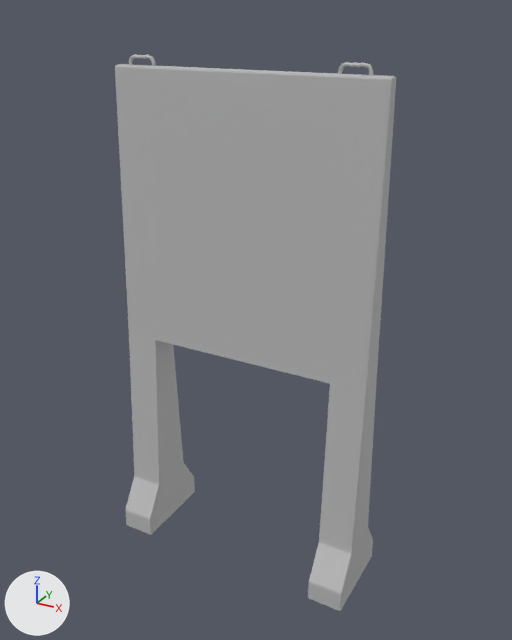
What one commit did to the glTF model public/models/roll_barrier.glb.
Rendered twice from a camera (50 mm lens) standing at (1.49, -2.59, 2.58) and looking at (0.04, 0.03, 1.27). The lights are fixed; the arrows at lower left show +X, +Y and +Z. Where no turn or scale is listed for an object, it has been applied to the vertices. Vertices at the same position are counted once.

Objects in the first picture: 'wall2'.
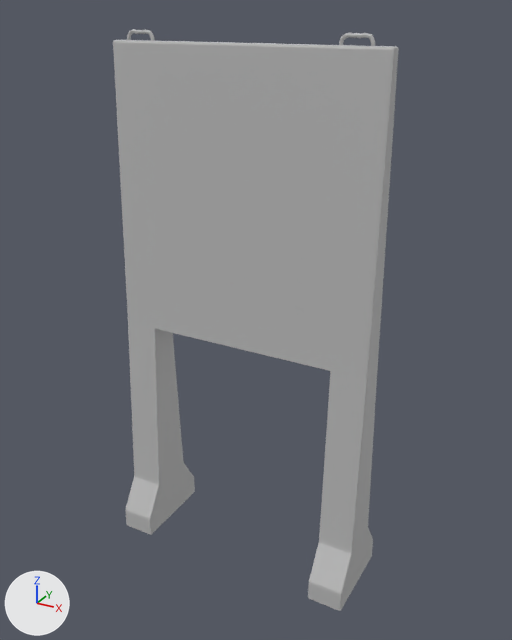
Commit message: barrier glb v1.4

Boxes (x1, y1, x2, y2) around the edits, measured in the pictures (512 x 640 px; the box of a moved part takes in the faces that stretch with it):
'wall2', reshaped: before (115, 54, 396, 611); after (113, 29, 399, 611)
part 1 of me_mesh_001, moved or reshaped: before (129, 54, 156, 66); after (127, 29, 155, 41)
part 2 of me_mesh_001, moved or reshaped: before (338, 62, 374, 76); after (339, 33, 375, 46)
part 3 of me_mesh_001, moved or reshaped: before (115, 64, 150, 68); after (113, 40, 148, 43)
part 4 of me_mesh_001, moved or reshaped: before (145, 65, 396, 80); after (144, 40, 398, 50)
part 5 of me_mesh_001, moved or reshaped: before (115, 67, 183, 482); after (113, 42, 183, 482)
part 6 of me_mesh_001, moved or reshaped: before (145, 69, 396, 386); after (144, 43, 399, 386)

Patch to the scene script:
```diff
--- a/public/models/roll_barrier.glb.py
+++ b/public/models/roll_barrier.glb.py
@@ me_mesh_001 @@
 # used by ob_wall2; location = (0.0, 0.0, 0.0)
-me_mesh_001.from_pydata(...)  # 446 vertices, 880 faces; spans x -0.63..0.63, y -0.21..0.21, z 0.0..2.4
+me_mesh_001.from_pydata(...)  # 446 vertices, 880 faces; spans x -0.63..0.63, y -0.21..0.21, z 0.0..2.5
+# me_mesh_001 part 1: the loose piece of 135 vertices spanning x -0.57..-0.43, y 0.0..0.01, z 2.36..2.4 is moved by (0.0, 0.0, 0.1)
+# me_mesh_001 part 2: the loose piece of 135 vertices spanning x 0.41..0.55, y 0.0..0.01, z 2.36..2.4 is moved by (0.0, 0.0, 0.1)
+# me_mesh_001 part 3: 20 of the vertices in x -0.63..-0.46, y -0.02..0.03, z 2.35..2.36 are scaled about their middle by (1, 1, 1.03), then moved by (0.0, 0.0, 0.08)
+# me_mesh_001 part 4: 20 of the vertices in x 0.46..0.63, y -0.02..0.03, z 2.35..2.36 are scaled about their middle by (1, 1, 1.03), then moved by (0.0, 0.0, 0.08)
+# me_mesh_001 part 5: 8 of the vertices in x -0.63..-0.46, y -0.07..0.07, z 1.09 are scaled about their middle by (1, 1, 1.03), then moved by (0.0, 0.0, 0.08)
+# me_mesh_001 part 6: 8 of the vertices in x 0.46..0.63, y -0.06..0.07, z 1.09 are scaled about their middle by (1, 1, 1.03), then moved by (0.0, 0.0, 0.08)
 me_mesh_001.materials.append(mat_wall2)
```
